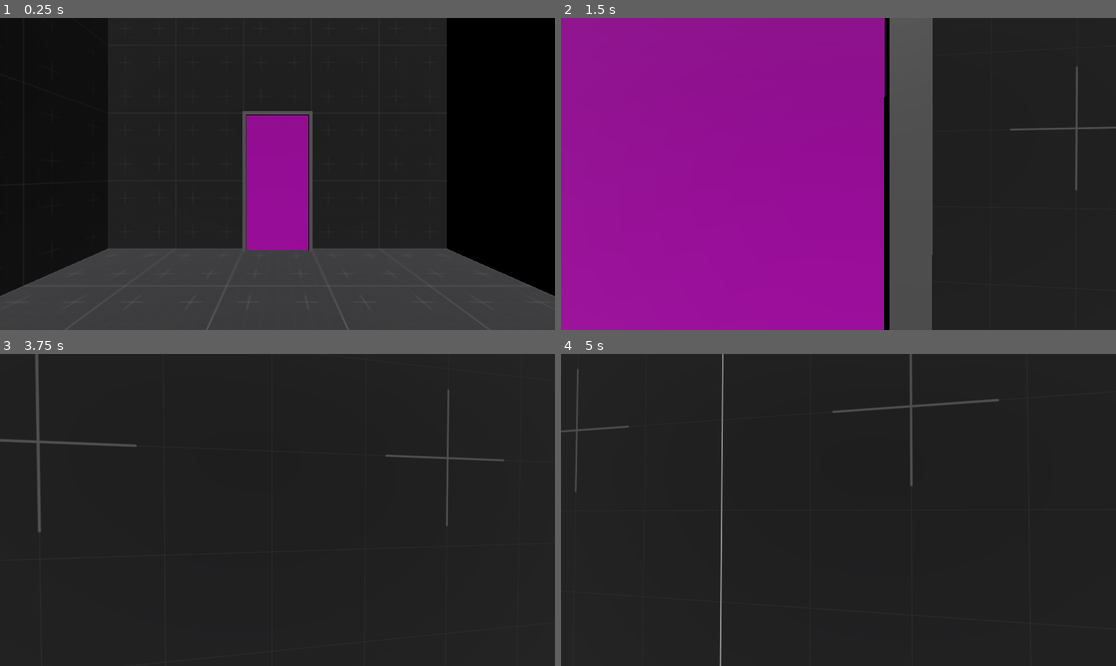
Above: before the commit, frames 1-4 (two rows, left to right).
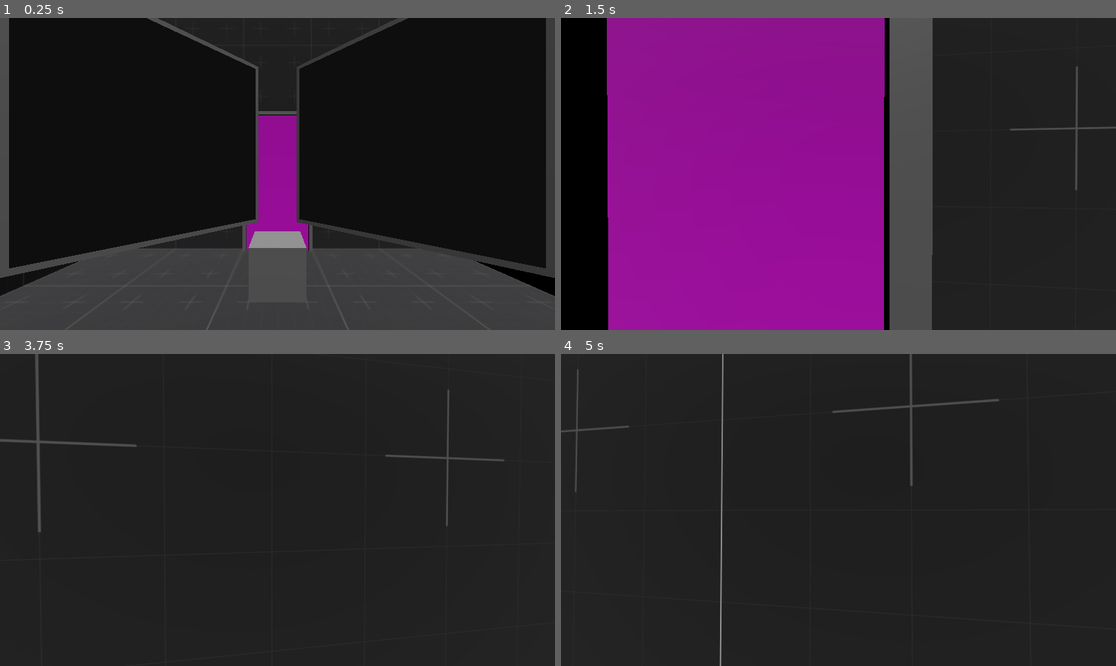
Above: after the commit, the same moments.

Repository: Wowe-Peanut/GetReal
Game: Godot game, scene res://test.tscn
The game is run twice, just before and just after one commit, with the same random seed, the same clock (stepped at 60 frames per second) and the same inputs.
Inputs (mouse positions are in pixels of both pictures, inside the frame that each line leads up to):
- Up to frame 1 (0.25 s): no input
- Up to frame 2 (1.5 s): tap Enter at 0.5 s; move the mouse to (866, 174) at 0.52 s; hold Right mouse button (interact) 0.53-1.28 s; hold W (move_forward) from 0.53 s (still down); tap Space (jump) at 0.77 s; move the mouse to (810, 174) at 1.27 s; tap Q (take_picture) at 1.35 s
- Up to frame 3 (3.75 s): keep holding W (move_forward); tap Space (jump) at 1.52, 2, 3.02 s; move the mouse to (288, 503) at 2.02 s; hold Right mouse button (interact) 2.03-2.78 s; move the mouse to (271, 516) at 2.77 s; tap Q (take_picture) at 2.85 s; move the mouse to (316, 513) at 3.52 s; hold Right mouse button (interact) from 3.53 s (still down)
- Up to frame 4 (5 s): keep holding W (move_forward); tap Space (jump) at 3.77, 4.52 s; tap Enter at 4.25 s; move the mouse to (794, 506) at 4.27 s; release Right mouse button (interact) at 4.28 s; tap Q (take_picture) at 4.35 s

The runs differ from the first frame. In frame 1, 8.3% of the frame differs, in the area x 0-100%, y 0-84%; in frame 2, 8.4%, in the area x 0-9%, y 0-100%; in frame 3, less than 0.1%; in frame 4, less than 0.1%.

Commit message:
re-arrange render layers

Diff:
--- a/box.tscn
+++ b/box.tscn
@@ -25,6 +25,7 @@
 shape = SubResource("BoxShape3D_fsolg")
 
 [node name="Mesh" type="MeshInstance3D" parent="."]
+layers = 2
 mesh = SubResource("BoxMesh_tcafk")
 
 [node name="CoyoteTimer" type="Timer" parent="."]
--- a/door.tscn
+++ b/door.tscn
@@ -13,6 +13,7 @@
 
 [node name="Door" type="StaticBody3D"]
 script = ExtResource("1_ladfx")
+closed = false
 connection_count = 0
 
 [node name="CollisionShape3D" type="CollisionShape3D" parent="."]
--- a/mirror.gd
+++ b/mirror.gd
@@ -58,7 +58,7 @@
 func add_reflection(camera_to_reflect, render_layer, recursion_depth) -> Node3D:
 	var new_reflection = reflection.instantiate()
 	new_reflection.render_layer = render_layer
-	new_reflection.mirror_cam_cull_mask = 1
+	new_reflection.mirror_cam_cull_mask = 3
 	new_reflection.camera_to_reflect = camera_to_reflect
 	new_reflection.recursion_depth = recursion_depth + 1
 	new_reflection.pixels_per_unit = pixels_per_unit #/ pow(2, (recursion_depth + 1))
--- a/mirror.tscn
+++ b/mirror.tscn
@@ -19,15 +19,16 @@
 [node name="Reflections" type="Node3D" parent="."]
 
 [node name="PlayerReflectionMesh" parent="Reflections" instance=ExtResource("2_vl1m7")]
-mirror_cam_cull_mask = 3
-render_layer = 2
+mirror_cam_cull_mask = 11
+render_layer = 8
 
 [node name="PolaroidReflectionMesh" parent="Reflections" instance=ExtResource("2_vl1m7")]
-mirror_cam_cull_mask = 5
-render_layer = 4
+mirror_cam_cull_mask = 21
+render_layer = 16
 
 [node name="Border" type="MeshInstance3D" parent="."]
 transform = Transform3D(1, 0, 0, 0, 1, 0, 0, 0, 1, 0, 0, -0.01)
+layers = 2
 mesh = SubResource("BoxMesh_tx3na")
 
 [node name="MirrorOrigin" type="Marker3D" parent="."]
--- a/mirror_controller.gd
+++ b/mirror_controller.gd
@@ -1,7 +1,7 @@
 extends Node
 
 var MAX_REFLECTIONS = 20
-var used_layers = [1, 2, 4]
+var used_layers = [1, 2, 4, 8, 16]
 
 func get_next_layer() -> int:
 	for i in range(MAX_REFLECTIONS):
--- a/mirror_reflection.gd
+++ b/mirror_reflection.gd
@@ -1,7 +1,7 @@
 @tool
 extends Node3D
 
-@export_flags_3d_render var mirror_cam_cull_mask = 1
+@export_flags_3d_render var mirror_cam_cull_mask = 3
 @export_flags_3d_render var render_layer = 0
 @export var disabled: bool = false:
 	set(value):
--- a/player.tscn
+++ b/player.tscn
@@ -18,7 +18,7 @@
 
 [node name="PlayerCam" type="Camera3D" parent="."]
 transform = Transform3D(1, 0, 0, 0, 1, 0, 0, 0, 1, 0, 1.1, 0)
-cull_mask = 3
+cull_mask = 11
 current = true
 far = 100.0
 
@@ -40,4 +40,5 @@
 
 [node name="Mesh" type="MeshInstance3D" parent="."]
 transform = Transform3D(1, 0, 0, 0, 1, 0, 0, 0, 1, 0, 0.7, 0)
+layers = 2
 mesh = SubResource("CapsuleMesh_vj0us")
--- a/project.godot
+++ b/project.godot
@@ -64,9 +64,11 @@
 
 [layer_names]
 
-3d_render/layer_1="Default"
-3d_render/layer_2="Player Mirror Reflection"
-3d_render/layer_3="Polaroid Mirror Reflection"
+3d_render/layer_1="Environment"
+3d_render/layer_2="Reality"
+3d_render/layer_3="Picture"
+3d_render/layer_4="Player Mirror Reflection"
+3d_render/layer_5="Polaroid Mirror Reflection"
 3d_physics/layer_1="Environment"
 3d_physics/layer_2="Player"
 3d_physics/layer_3="Boxes"
--- a/proxy_box.tscn
+++ b/proxy_box.tscn
@@ -18,5 +18,6 @@
 shape = SubResource("BoxShape3D_edgpf")
 
 [node name="Mesh" type="MeshInstance3D" parent="."]
+layers = 4
 mesh = SubResource("BoxMesh_bxil8")
 surface_material_override/0 = SubResource("StandardMaterial3D_xt6rh")
--- a/test.tscn
+++ b/test.tscn
@@ -1,12 +1,22 @@
-[gd_scene load_steps=2 format=3 uid="uid://c3jr12ajd7mo4"]
+[gd_scene load_steps=4 format=3 uid="uid://c3jr12ajd7mo4"]
 
 [ext_resource type="PackedScene" uid="uid://bxfx6m3nsdaql" path="res://level_base.tscn" id="1_7328t"]
+[ext_resource type="PackedScene" uid="uid://b41j52vgwvasr" path="res://mirror.tscn" id="2_cv85l"]
+[ext_resource type="PackedScene" uid="uid://c6t43xntvjerc" path="res://box.tscn" id="2_nndio"]
 
 [node name="test" type="Node3D"]
 
 [node name="LevelBase" parent="." instance=ExtResource("1_7328t")]
 
-[node name="Door" parent="LevelBase/Puzzle Elements" index="0"]
-closed = false
+[node name="Mirror" parent="LevelBase/Mirrors" index="0" instance=ExtResource("2_cv85l")]
+transform = Transform3D(0.707107, 0, 0.707107, 0, 1, 0, -0.707107, 0, 0.707107, -1, -1, -2)
+size = Vector2(2, 2)
+
+[node name="Mirror2" parent="LevelBase/Mirrors" index="1" instance=ExtResource("2_cv85l")]
+transform = Transform3D(0.707107, 0, -0.707107, 0, 1, 0, 0.707107, 0, 0.707107, 1, -1, -2)
+size = Vector2(2, 2)
+
+[node name="Box" parent="LevelBase/Boxes" index="0" instance=ExtResource("2_nndio")]
+transform = Transform3D(1, 0, 0, 0, 1, 0, 0, 0, 1, 0, -2, -2)
 
 [editable path="LevelBase"]
Not shown: 1 places in mirror_reflection.tscn that only renumber resources
